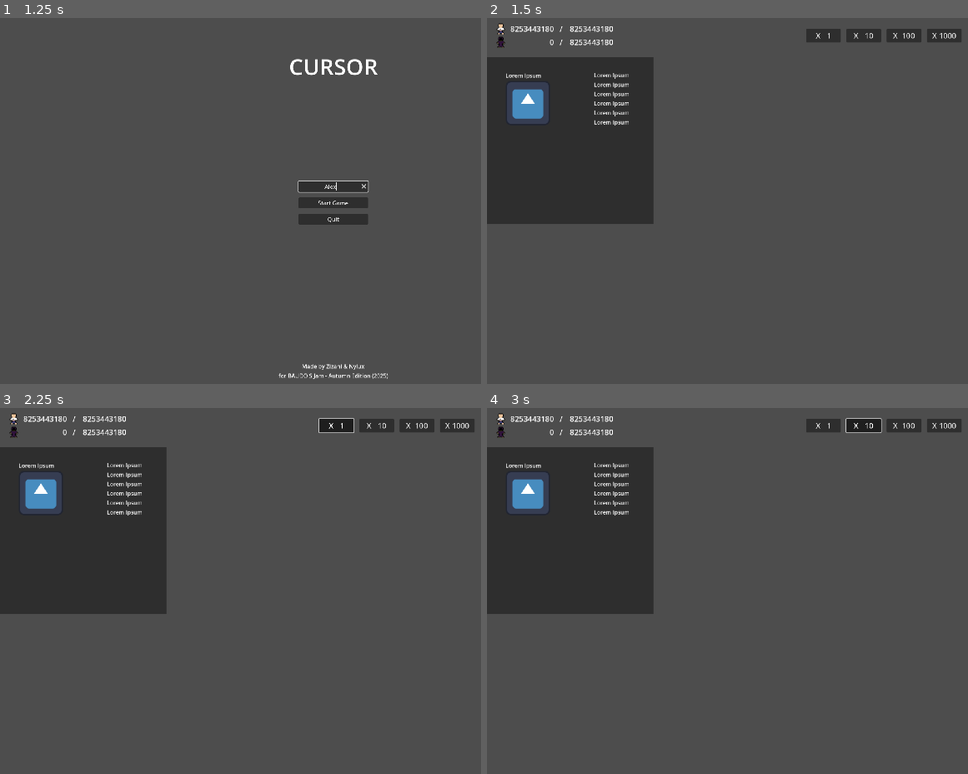
Above: before the commit, frames 1-4 (two rows, left to right).
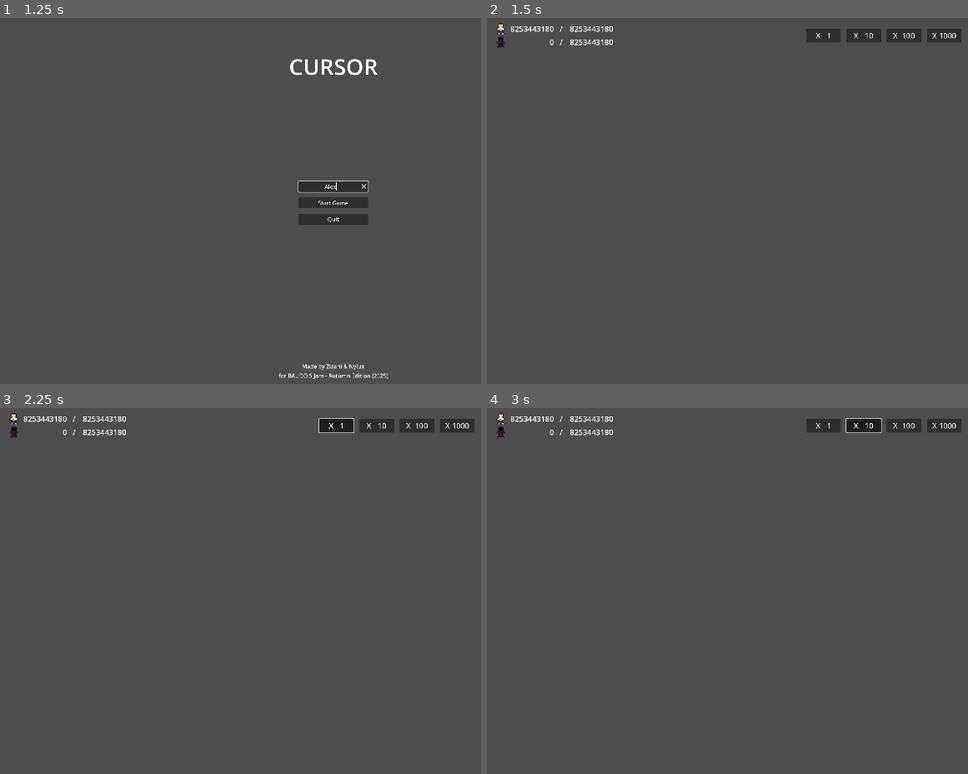
Above: after the commit, the same moments.

Repository: Nylux/CursedClicker
Game: Godot game, scene res://Scenes/main_menu.tscn
The game is run twice, just before and just after one commit, with the same random seed, the same clock (stepped at 60 frames per second) and the same inputs. The engine's default icon, where the game draws it, is replaced by a stand-in: a white triangle on a blue panel in a dark square.
Inputs (mouse positions are in pixels of both pictures, inside the frame that each line leads up to):
- Up to frame 1 (1.25 s): click (331, 186) at 0.52 s; type "Alex" at 0.6 s
- Up to frame 2 (1.5 s): click "Start Game" at 1.25 s
- Up to frame 3 (2.25 s): click "X 1" at 2 s
- Up to frame 4 (3 s): click "X 10" at 2.75 s

Frame 1 is identical in both runs. In frame 2, 15% of the frame differs, in the area x 0-35%, y 10-57%; in frame 3, 15%; in frame 4, 15%.

Commit message:
[Major] adding rituals clicker features

Diff:
--- a/Scenes/game.tscn
+++ b/Scenes/game.tscn
@@ -1,10 +1,12 @@
-[gd_scene load_steps=6 format=3 uid="uid://cb5d6acvbq4m6"]
+[gd_scene load_steps=8 format=3 uid="uid://cb5d6acvbq4m6"]
 
 [ext_resource type="Script" uid="uid://dwc2k1lnyrvcu" path="res://Scripts/game_manager.gd" id="1_ebmjs"]
 [ext_resource type="ButtonGroup" uid="uid://dukkw3iib560h" path="res://button_group_click_modifier.tres" id="2_qxrlw"]
 [ext_resource type="Texture2D" uid="uid://c7ytfwrhc4guj" path="res://Assets/human.png" id="3_wrm1d"]
 [ext_resource type="Texture2D" uid="uid://e20w28swmmpv" path="res://Assets/cultist.png" id="4_3dryh"]
 [ext_resource type="PackedScene" uid="uid://d1se5bk828m00" path="res://Scenes/template_ui.tscn" id="5_wowpa"]
+[ext_resource type="SpriteFrames" uid="uid://i2c05e63otl8" path="res://pentagram_animation.tres" id="6_i6g32"]
+[ext_resource type="Script" uid="uid://dfgstesvf663q" path="res://Scripts/rituals_handler.gd" id="7_1l0tm"]
 
 [node name="Game" type="Node2D"]
 script = ExtResource("1_ebmjs")
@@ -146,14 +148,20 @@
 columns = 4
 
 [node name="Control" type="Control" parent="CanvasLayer/VBoxContainer/GridContainer"]
-visible = false
 custom_minimum_size = Vector2(480, 480)
 layout_mode = 2
 size_flags_horizontal = 3
 size_flags_vertical = 3
 
 [node name="TemplateUi" parent="CanvasLayer/VBoxContainer/GridContainer" instance=ExtResource("5_wowpa")]
-layout_mode = 2
+visible = false
+layout_mode = 2
+
+[node name="SubViewport" parent="CanvasLayer/VBoxContainer/GridContainer/TemplateUi" index="0"]
+render_target_update_mode = 0
+
+[node name="TextureRect" parent="CanvasLayer/VBoxContainer/GridContainer/TemplateUi/SubViewport/Panel/VBoxContainer/HBoxContainer/VBoxContainer" index="1"]
+sprites = ExtResource("6_i6g32")
 
 [node name="Control2" type="Control" parent="CanvasLayer/VBoxContainer/GridContainer"]
 custom_minimum_size = Vector2(480, 480)
@@ -224,3 +232,10 @@
 [node name="TemplateUi8" parent="CanvasLayer/VBoxContainer/GridContainer" instance=ExtResource("5_wowpa")]
 visible = false
 layout_mode = 2
+
+[node name="RitualsHandler" type="Node" parent="." node_paths=PackedStringArray("ui")]
+script = ExtResource("7_1l0tm")
+ui = NodePath("../CanvasLayer/VBoxContainer/GridContainer/TemplateUi")
+title = "Rituals"
+
+[editable path="CanvasLayer/VBoxContainer/GridContainer/TemplateUi"]
--- a/Scenes/template_ui.tscn
+++ b/Scenes/template_ui.tscn
@@ -1,6 +1,7 @@
-[gd_scene load_steps=3 format=3 uid="uid://d1se5bk828m00"]
+[gd_scene load_steps=4 format=3 uid="uid://d1se5bk828m00"]
 
 [ext_resource type="Texture2D" uid="uid://cxjpvbre5qoao" path="res://icon.svg" id="1_u4txr"]
+[ext_resource type="Script" uid="uid://lc43le6k2ayf" path="res://Scripts/animated_texture_rect.gd" id="2_ckvk3"]
 
 [sub_resource type="StyleBoxFlat" id="StyleBoxFlat_u4txr"]
 content_margin_left = 0.0
@@ -44,44 +45,37 @@
 [node name="VBoxContainer" type="VBoxContainer" parent="SubViewport/Panel/VBoxContainer/HBoxContainer"]
 layout_mode = 2
 size_flags_horizontal = 6
-size_flags_vertical = 4
 
 [node name="Title" type="Label" parent="SubViewport/Panel/VBoxContainer/HBoxContainer/VBoxContainer"]
 layout_mode = 2
+size_flags_horizontal = 4
+size_flags_vertical = 6
 text = "Lorem Ipsum"
 
 [node name="TextureRect" type="TextureRect" parent="SubViewport/Panel/VBoxContainer/HBoxContainer/VBoxContainer"]
 layout_mode = 2
+size_flags_horizontal = 4
+size_flags_vertical = 4
 texture = ExtResource("1_u4txr")
+stretch_mode = 2
+script = ExtResource("2_ckvk3")
 
-[node name="StatisticsControl" type="VBoxContainer" parent="SubViewport/Panel/VBoxContainer/HBoxContainer"]
+[node name="Placeholder" type="Control" parent="SubViewport/Panel/VBoxContainer/HBoxContainer"]
+visible = false
 layout_mode = 2
-size_flags_horizontal = 6
-size_flags_vertical = 4
+size_flags_horizontal = 3
 
-[node name="CultistNb" type="Label" parent="SubViewport/Panel/VBoxContainer/HBoxContainer/StatisticsControl"]
+[node name="MarginContainer" type="MarginContainer" parent="SubViewport/Panel/VBoxContainer/HBoxContainer"]
 layout_mode = 2
-text = "Lorem Ipsum"
+size_flags_horizontal = 3
+theme_override_constants/margin_left = 16
+theme_override_constants/margin_top = 16
+theme_override_constants/margin_right = 16
+theme_override_constants/margin_bottom = 16
 
-[node name="DerivativeProductivity" type="Label" parent="SubViewport/Panel/VBoxContainer/HBoxContainer/StatisticsControl"]
+[node name="Statistics" type="VBoxContainer" parent="SubViewport/Panel/VBoxContainer/HBoxContainer/MarginContainer"]
 layout_mode = 2
-text = "Lorem Ipsum"
-
-[node name="CultistProductivity" type="Label" parent="SubViewport/Panel/VBoxContainer/HBoxContainer/StatisticsControl"]
-layout_mode = 2
-text = "Lorem Ipsum"
-
-[node name="MarginalProductivity" type="Label" parent="SubViewport/Panel/VBoxContainer/HBoxContainer/StatisticsControl"]
-layout_mode = 2
-text = "Lorem Ipsum"
-
-[node name="Casualties" type="Label" parent="SubViewport/Panel/VBoxContainer/HBoxContainer/StatisticsControl"]
-layout_mode = 2
-text = "Lorem Ipsum"
-
-[node name="BurnOutRatio" type="Label" parent="SubViewport/Panel/VBoxContainer/HBoxContainer/StatisticsControl"]
-layout_mode = 2
-text = "Lorem Ipsum"
+size_flags_horizontal = 3
 
 [node name="Minigame" type="Control" parent="SubViewport/Panel/VBoxContainer"]
 layout_mode = 2
--- /dev/null
+++ b/Scripts/animated_texture_rect.gd
@@ -0,0 +1,30 @@
+extends TextureRect
+
+class_name AnimatedTextureRect
+
+signal complete_circle
+
+@export var sprites: SpriteFrames
+@export var current_animation: String = "default"
+@export var frame_index: int = 0
+
+func _ready() -> void:
+	if sprites != null:
+		texture = sprites.get_frame_texture(current_animation, frame_index)
+
+func set_next_frame() -> void:
+	if sprites == null:
+		return
+	frame_index += 1
+	var frame_count = sprites.get_frame_count(current_animation)
+
+	if frame_index >= frame_count:
+		complete_circle.emit()
+		frame_index = 0
+
+	texture = sprites.get_frame_texture(current_animation, frame_index)
+
+func _gui_input(event: InputEvent) -> void:
+	if event is InputEventMouseButton and event.pressed:
+		if event.button_index == MOUSE_BUTTON_LEFT:
+			EventBus.clicked.emit(self)
--- /dev/null
+++ b/Scripts/event_bus.gd
@@ -0,0 +1,3 @@
+extends Node
+
+signal clicked(ui)
--- a/Scripts/features_graph.gd
+++ b/Scripts/features_graph.gd
@@ -2,16 +2,36 @@
 
 var features := UnlockableGraph.new()
 var rituals := UnlockableNode.new("rituals")
-var cotton := UnlockableNode.new("cotton", [rituals])
+var rituals_stat := UnlockableNode.new("rituals_stat", [rituals])
+var rituals_stat_power := UnlockableNode.new("rituals_stat_power", [rituals_stat])
+var rituals_improve_click1 := UnlockableNode.new("rituals_improve_click1", [rituals_stat_power])
+var rituals_improve_click2 := UnlockableNode.new("rituals_improve_click2", [rituals_improve_click1])
+var rituals_improve_click3 := UnlockableNode.new("rituals_improve_click3", [rituals_improve_click2])
+var rituals_improve_click4 := UnlockableNode.new("rituals_improve_click4", [rituals_improve_click3])
+var rituals_improve_click5 := UnlockableNode.new("rituals_improve_click5", [rituals_improve_click4])
+var cotton := UnlockableNode.new("cotton", [rituals, rituals_stat])
 var academy := UnlockableNode.new("academy", [rituals, cotton])
 
+var nodes: Array[UnlockableNode] = [
+	# features
+	rituals,
+	cotton,
+	academy,
+
+	# upgrades
+	rituals_stat,
+	rituals_stat_power,
+	rituals_improve_click1,
+	rituals_improve_click2,
+	rituals_improve_click3,
+	rituals_improve_click4,
+	rituals_improve_click5,
+]
+
 func _init() -> void:
-	rituals.connect_unlocked(_on_node_unlocked.bind(rituals))
-	cotton.connect_unlocked(_on_node_unlocked.bind(cotton))
-	academy.connect_unlocked(_on_node_unlocked.bind(academy))
-	features.add(rituals)
-	features.add(cotton)
-	features.add(academy)
+	for n: UnlockableNode in nodes:
+		n.connect_unlocked(_on_node_unlocked.bind(n))
+		features.add(n)
 
 func unlock_next_node() -> void:
 	features.unlock(features.get_next_unlock())
--- a/Scripts/game_manager.gd
+++ b/Scripts/game_manager.gd
@@ -10,6 +10,7 @@
 var current_cultist: int
 
 func _ready() -> void:
+	## button group
 	var button1: Button = button_container.get_node("ButtonTimes1")
 	button1.text = "X   1"
 	var button10: Button = button_container.get_node("ButtonTimes10")
@@ -18,19 +19,25 @@
 	button100.text = "X  100"
 	var button1000: Button = button_container.get_node("ButtonTimes1000")
 	button1000.text = "X 1000"
+	button_group.pressed.connect(_on_button_group_pressed)
 
+	## ui text
 	current_population = max_population
 	current_cultist = 0
-	var current_population_label: Label = statistics_container.get_node("HBoxPopulation/CurrentPopulationLabel")
-	current_population_label.text ="%s" %  current_population
 	var max_population_label: Label = statistics_container.get_node("HBoxPopulation/MaxPopulationLabel")
 	max_population_label.text ="%s" %  max_population
-	var current_cultist_label: Label = statistics_container.get_node("HBoxCultist/CurrentCultistLabel")
-	current_cultist_label.text = "%s" % current_cultist
 	var max_cultist_label: Label = statistics_container.get_node("HBoxCultist/MaxCultistLabel")
 	max_cultist_label.text = "%s" % max_population
+	_on_new_conversion(0)
 
-	button_group.pressed.connect(_on_button_group_pressed)
+	FeaturesGraph.rituals.connect_unlocked(features_creation.bind(0))
+	FeaturesGraph.rituals_stat.connect_unlocked(features_creation.bind(1))
+	FeaturesGraph.rituals_stat_power.connect_unlocked(features_creation.bind(2))
+	FeaturesGraph.rituals_improve_click1.connect_unlocked(features_creation.bind(3))
+	FeaturesGraph.rituals_improve_click2.connect_unlocked(features_creation.bind(3))
+	FeaturesGraph.rituals_improve_click3.connect_unlocked(features_creation.bind(3))
+	FeaturesGraph.rituals_improve_click4.connect_unlocked(features_creation.bind(3))
+	FeaturesGraph.rituals_improve_click5.connect_unlocked(features_creation.bind(3))
 
 func _on_button_group_pressed(button: Button) -> void:
 	match button.name:
@@ -44,11 +51,30 @@
 			click_multiplier = 1000
 
 func _unhandled_input(event: InputEvent) -> void:
-	if event is InputEventMouseButton and event.pressed:
-		if event.button_index == MOUSE_BUTTON_LEFT:
-			print("Effect %s" % click_multiplier)
-		if event.button_index == MOUSE_BUTTON_RIGHT:
-			print("Effect %s" % (-1 * click_multiplier))
-	elif event is InputEventKey and event.pressed:
+	if event is InputEventKey and event.pressed:
 		if event.keycode == KEY_F12:
 			FeaturesGraph.unlock_next_node()
+
+func _on_new_conversion(new_cultist):
+	current_population -= new_cultist
+	current_cultist += new_cultist
+	var current_population_label: Label = statistics_container.get_node("HBoxPopulation/CurrentPopulationLabel")
+	current_population_label.text ="%s" %  current_population
+	var current_cultist_label: Label = statistics_container.get_node("HBoxCultist/CurrentCultistLabel")
+	current_cultist_label.text = "%s" % current_cultist
+
+func features_creation(index: int) -> void:
+	match index:
+		0:
+			$CanvasLayer/VBoxContainer/GridContainer/Control.visible = false
+			$CanvasLayer/VBoxContainer/GridContainer/TemplateUi.visible = true
+			$RitualsHandler.on_ready()
+			$RitualsHandler.cultist_created.connect(_on_new_conversion.bind(1))
+		1:
+			$RitualsHandler.create_stats()
+		2:
+			$RitualsHandler.unlock_stat(0)
+		3:
+			$RitualsHandler.click_power_add(0.25)
+		_:
+			push_error("Invalid feature %s" % index)
--- /dev/null
+++ b/Scripts/rituals_handler.gd
@@ -0,0 +1,70 @@
+extends Node
+
+class_name RitualsHandler
+
+signal cultist_created
+signal click_power_changed(value)
+
+@export var ui: SubViewportContainer
+@export var title: String
+var animated_texture: AnimatedTextureRect
+
+var click_power: float = 0.5
+var current_power: float = 0.0
+var n_stat: int = 1
+
+func on_ready() -> void:
+	ui.get_node("SubViewport/Panel/VBoxContainer/HBoxContainer/VBoxContainer/Title").text = title
+	animated_texture = ui.get_node("SubViewport/Panel/VBoxContainer/HBoxContainer/VBoxContainer/TextureRect")
+	EventBus.clicked.connect(_on_ui_clicked)
+	animated_texture.complete_circle.connect(_on_complete_circle)
+
+	current_power = 0.0
+
+func create_stats():
+	var stat_container = ui.get_node("SubViewport/Panel/VBoxContainer/HBoxContainer/MarginContainer")
+	stat_container.visible = true
+	var stat = stat_container.get_node("Statistics")
+
+	var stat_title = Label.new()
+	stat_title.size_flags_vertical = Control.SIZE_EXPAND_FILL
+	stat_title.text = "Statistics"
+	stat.add_child(stat_title)
+
+	for i in n_stat:
+		var placeholder = Control.new()
+		placeholder.size_flags_vertical = Control.SIZE_EXPAND_FILL
+		stat.add_child(placeholder)
+
+		var label = Label.new()
+		label.size_flags_vertical = Control.SIZE_EXPAND_FILL
+		label.text = "Lorem Ipsum"
+		label.visible = false
+		stat.add_child(label)
+	ui.get_node("SubViewport/Panel/VBoxContainer/HBoxContainer/Placeholder").visible = false
+
+func unlock_stat(index: int) -> void:
+	var stat = ui.get_node("SubViewport/Panel/VBoxContainer/HBoxContainer/MarginContainer/Statistics")
+	stat.get_child(1 + 2*index).visible = false
+	stat.get_child(1 + 2*index + 1).visible = true
+	stat.get_child(1 + 2*index + 1).text = "Click Power: %s" % click_power
+
+	click_power_changed.connect(
+		func(value: float): stat.get_child(1 + 2*index + 1).text = "Click Power: %s" % value
+	)
+
+func _on_ui_clicked(element: AnimatedTextureRect) -> void:
+	if element != animated_texture:
+		return
+
+	current_power += click_power
+	while current_power >= 1.0:
+		current_power -= 1.0
+		animated_texture.set_next_frame()
+
+func _on_complete_circle() -> void:
+	cultist_created.emit()
+
+func click_power_add(amount: float):
+	click_power += amount
+	click_power_changed.emit(click_power)
--- /dev/null
+++ b/pentagram_animation.tres
@@ -0,0 +1,60 @@
+[gd_resource type="SpriteFrames" load_steps=9 format=3 uid="uid://i2c05e63otl8"]
+
+[ext_resource type="Texture2D" uid="uid://bo4affpxq7pdq" path="res://Assets/rituals-Sheet.png" id="1_nrfeu"]
+
+[sub_resource type="AtlasTexture" id="AtlasTexture_1l0tm"]
+atlas = ExtResource("1_nrfeu")
+region = Rect2(0, 0, 64, 64)
+
+[sub_resource type="AtlasTexture" id="AtlasTexture_v158k"]
+atlas = ExtResource("1_nrfeu")
+region = Rect2(64, 0, 64, 64)
+
+[sub_resource type="AtlasTexture" id="AtlasTexture_h4fw4"]
+atlas = ExtResource("1_nrfeu")
+region = Rect2(128, 0, 64, 64)
+
+[sub_resource type="AtlasTexture" id="AtlasTexture_ldgsr"]
+atlas = ExtResource("1_nrfeu")
+region = Rect2(192, 0, 64, 64)
+
+[sub_resource type="AtlasTexture" id="AtlasTexture_o5yvi"]
+atlas = ExtResource("1_nrfeu")
+region = Rect2(256, 0, 64, 64)
+
+[sub_resource type="AtlasTexture" id="AtlasTexture_rku1e"]
+atlas = ExtResource("1_nrfeu")
+region = Rect2(320, 0, 64, 64)
+
+[sub_resource type="AtlasTexture" id="AtlasTexture_rfjv2"]
+atlas = ExtResource("1_nrfeu")
+region = Rect2(384, 0, 64, 64)
+
+[resource]
+animations = [{
+"frames": [{
+"duration": 1.0,
+"texture": SubResource("AtlasTexture_1l0tm")
+}, {
+"duration": 1.0,
+"texture": SubResource("AtlasTexture_v158k")
+}, {
+"duration": 1.0,
+"texture": SubResource("AtlasTexture_h4fw4")
+}, {
+"duration": 1.0,
+"texture": SubResource("AtlasTexture_ldgsr")
+}, {
+"duration": 1.0,
+"texture": SubResource("AtlasTexture_o5yvi")
+}, {
+"duration": 1.0,
+"texture": SubResource("AtlasTexture_rku1e")
+}, {
+"duration": 1.0,
+"texture": SubResource("AtlasTexture_rfjv2")
+}],
+"loop": false,
+"name": &"default",
+"speed": 5.0
+}]
--- a/project.godot
+++ b/project.godot
@@ -18,6 +18,7 @@
 [autoload]
 
 FeaturesGraph="*res://Scripts/features_graph.gd"
+EventBus="*res://Scripts/event_bus.gd"
 
 [display]
 
Binary file added: Assets/rituals-Sheet.png
Not shown, added: Assets/rituals-Sheet.png.import
Binary file added: Assets/rituals.aseprite
Not shown, added: Scripts/animated_texture_rect.gd.uid
Not shown, added: Scripts/event_bus.gd.uid
Not shown, added: Scripts/rituals_handler.gd.uid
